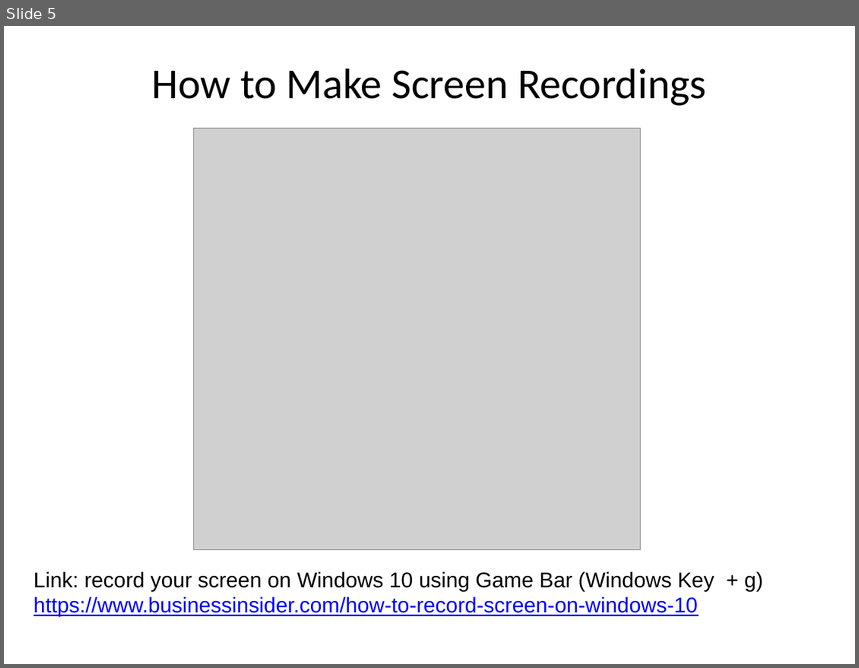
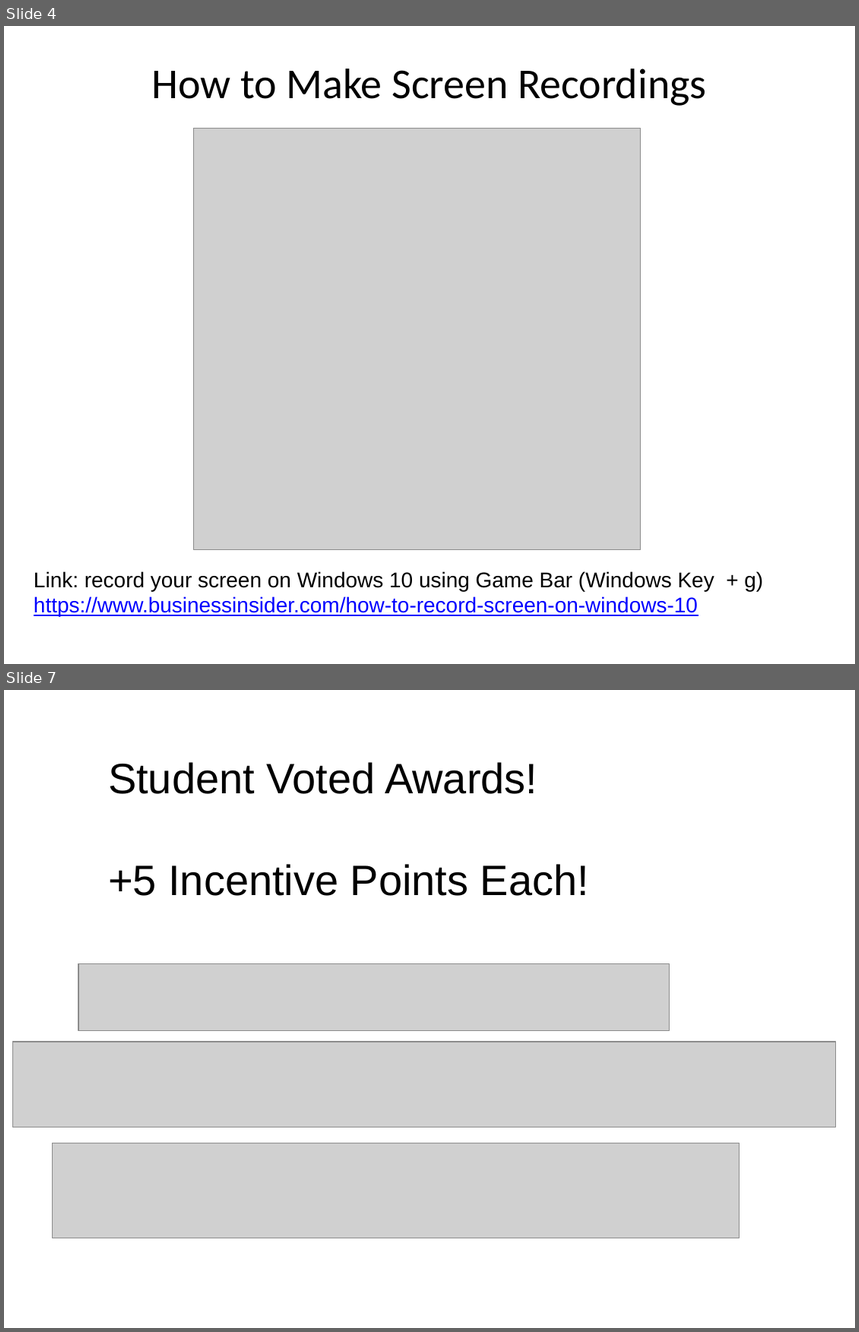
Before and after one commit to RHIT-CSSE/csse220, a slide deck: ClassMaterials/MergeSort/Slides/Part2-Presentation.pptx. Shown one above the other, each under a label of ours: slide 5 before the commit, slides 4 and 7 after it; the slides between them are not shown. The pictures are 859x668 and 859x1332 pixels, drawn with LibreOffice and Linux fonts; fonts in the diff are those of the drawing; grey boxes stand for pictures. Boxes give left, top, right and bottom in pixels: in the first picture for what was removed or moved away, otherwise in the second. Text is boxed around its words. In the diff, an @@ line names an element or a change of style, - is before the commit and + after.

```diff
--- a/ClassMaterials/MergeSort/Slides/Part2-Presentation.pptx
+++ b/ClassMaterials/MergeSort/Slides/Part2-Presentation.pptx
@@ slide 7 added at <box>4,690,855,1328</box>, background #FFFFFF @@
@@ text added at <box>108,762,589,896</box>, 36 pt, text #000000 @@
+Student Voted Awards!
++5 Incentive Points Each!
@@ picture added at <box>78,964,669,1031</box> @@
@@ picture added at <box>12,1042,835,1127</box> @@
@@ picture added at <box>53,1143,740,1238</box> @@
@@ what was slide 5 is now slide 4 @@
```
Also in this commit, not shown: 1 slide changed, 2 other slides added, 1 slide removed, 1 other file.
